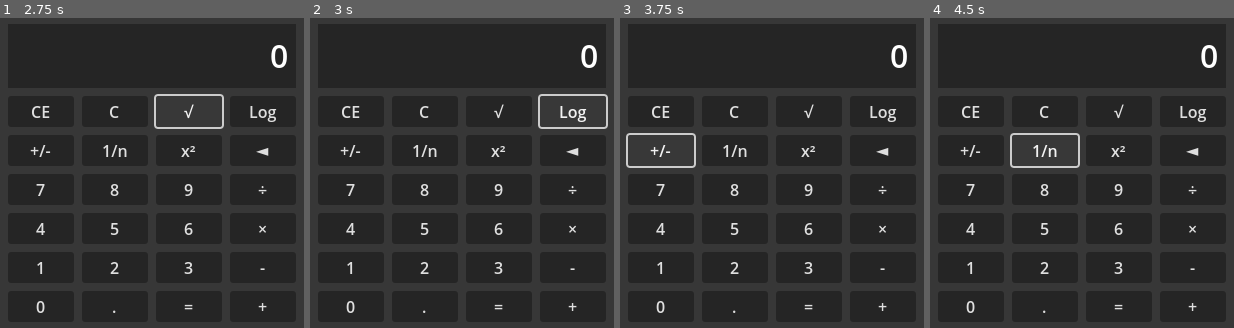
Above: before the commit, frames 1-4 (left to right).
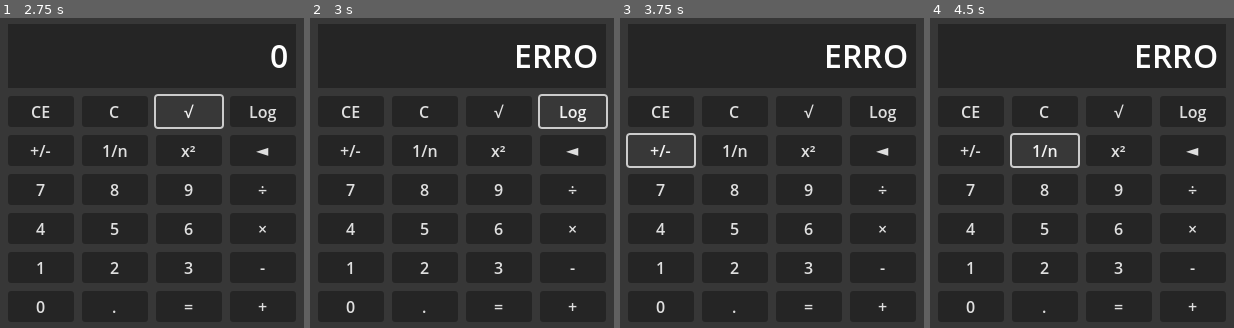
Above: after the commit, the same moments.

Repository: pmatos2000/godot_calculator
Game: Godot game, scene res://calculator.tscn
The game is run twice, just before and just after one commit, with the same random seed, the same clock (stepped at 60 frames per second) and the same inputs.
Inputs:
- Up to frame 1 (2.75 s): click "CE" at 0.5 s; click "C" at 1.25 s; click "√" at 2 s
- Up to frame 2 (3 s): click "Log" at 2.75 s
- Up to frame 3 (3.75 s): click "+/-" at 3.5 s
- Up to frame 4 (4.5 s): click "1/n" at 4.25 s

Frame 1 is identical in both runs. In frame 2, 1.0% of the frame differs, in the area x 68-95%, y 8-17%; in frame 3, 1.0%; in frame 4, 1.0%.

Commit message:
Add log

Diff:
--- a/calculator.gd
+++ b/calculator.gd
@@ -105,6 +105,12 @@
 	else:
 		_exibir_erro()
 
+func _calcular_log() -> void:
+	var numero = _lista_numeros[_id_numero_atual].to_float()
+	if numero > 0:
+		_atualizar_numero(str(log(numero)/log(10)))
+	else:
+		_exibir_erro()
 
 func _botao_pressionado(botao_name: String) -> void:
 	if not _erro:
@@ -123,6 +129,8 @@
 				_atualizar_numero("0")
 			"Raiz":
 				_calcular_raiz_quadrada()
+			"Log":
+				_calcular_log()
 
 	elif botao_name == 'C':
 		_limpar()
